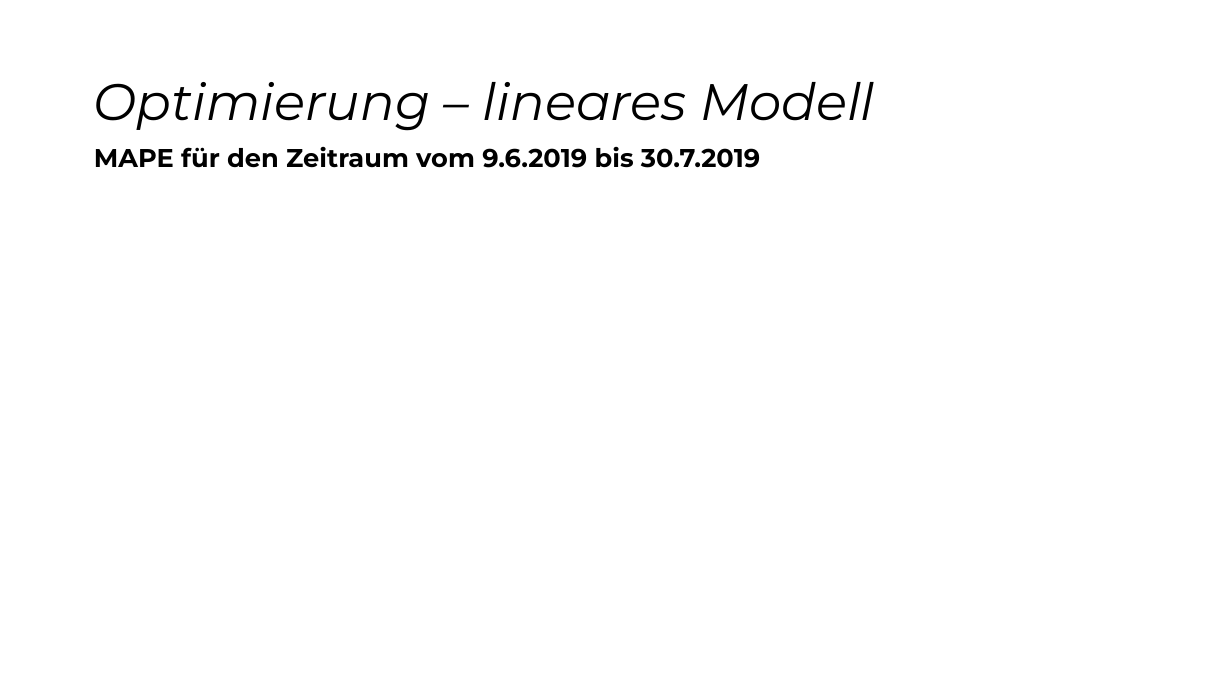
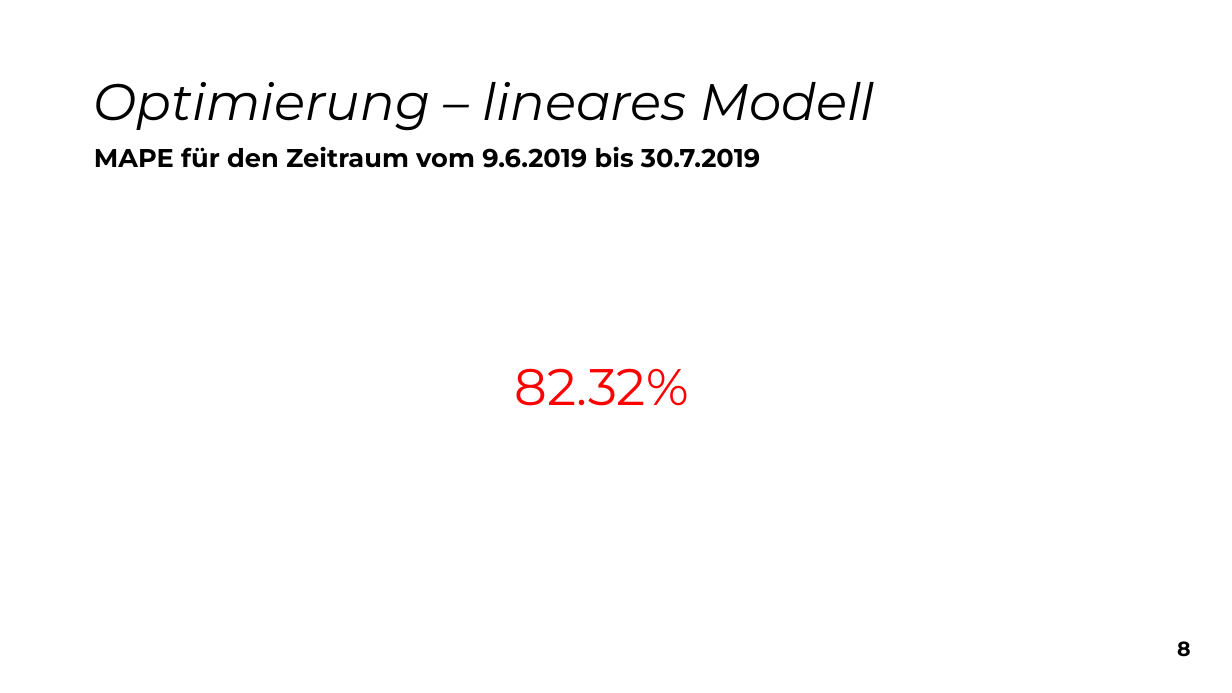
Before and after one commit to snw7/OC1-team-1, a slide deck: slide 9 of praesentation/abschluss-praesentation.pptx. Drawn at 1232x693 pixels with LibreOffice and Linux fonts; fonts in the diff are those of the drawing. Boxes give left, top, right and bottom in pixels: in the first picture for what was removed or moved away, otherwise in the second. Text is boxed around its words. In the diff, an @@ line names an element or a change of style, - is before the commit and + after.

```diff
--- a/praesentation/abschluss-praesentation.pptx
+++ b/praesentation/abschluss-praesentation.pptx
@@ text added at (514,368,688,406), 40 pt, text #FF0000 @@
+82.32%
@@ text added at (1177,641,1191,657), 16 pt, text #000000, bold @@
+8
```
Also in this commit, not shown: 11 other slides changed, 1 slide added, 1 other file.
